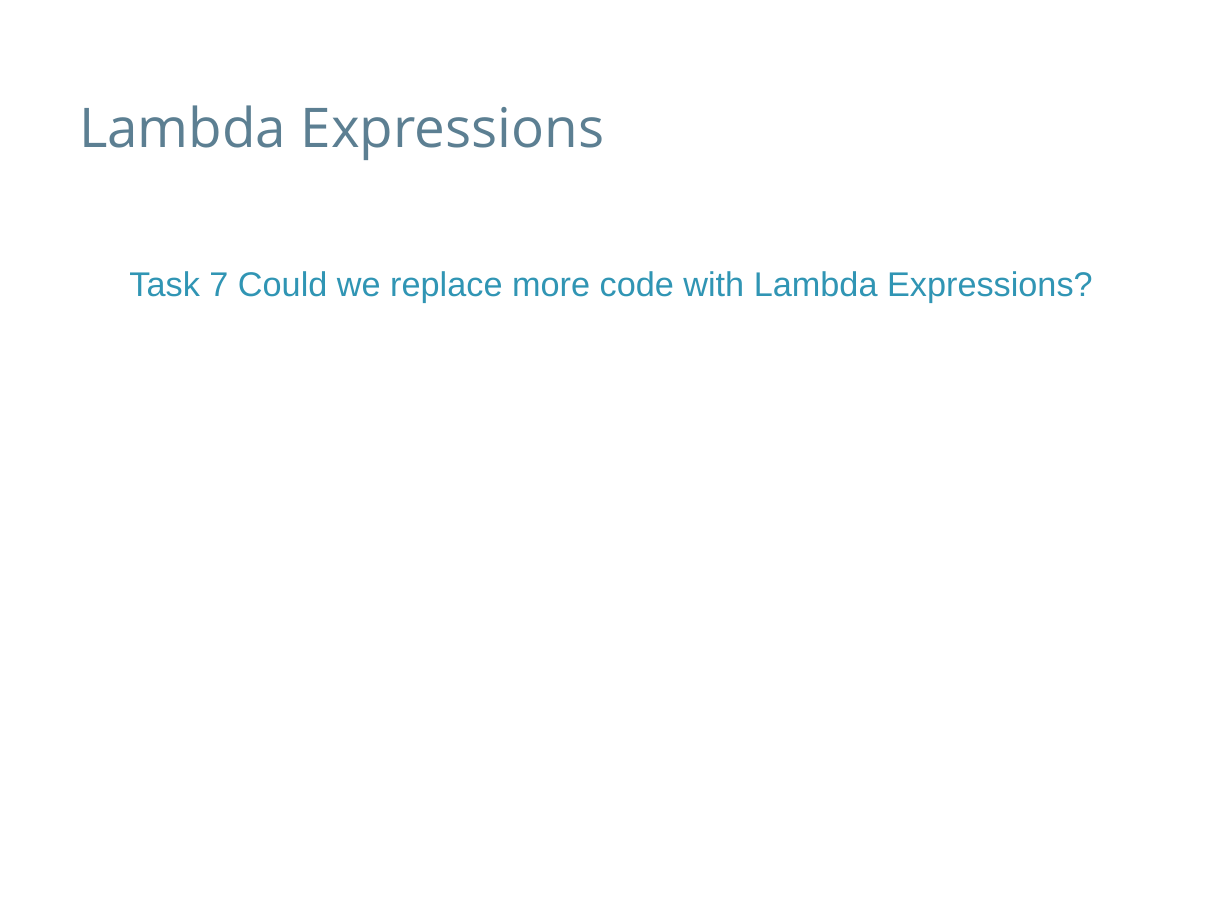
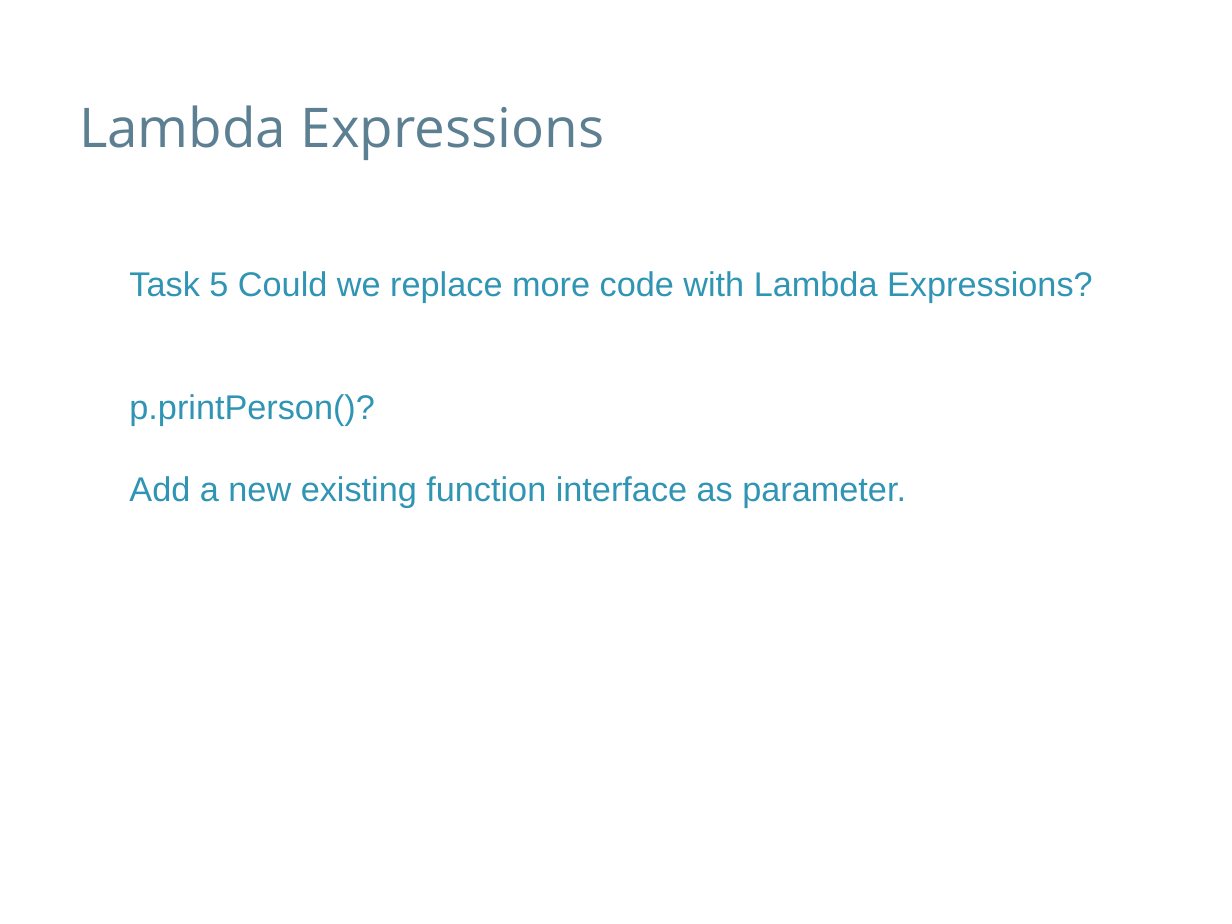
Before and after one commit to speedyswedy/Lambda, a slide deck: slide 15 of slides/Java 8 - Lambda Expresssions.pptx (slide 19 before the commit). Drawn at 1232x924 pixels with LibreOffice and Linux fonts; fonts in the diff are those of the drawing; background and template pictures are left out. Boxes give left, top, right and bottom in pixels: in the first picture for what was removed or moved away, otherwise in the second. Text is boxed around its words. In the diff, an @@ line names an element or a change of style, - is before the commit and + after.

Commit message:
changes the process of lambda expressions

```diff
--- a/slides/Java 8 - Lambda Expresssions.pptx
+++ b/slides/Java 8 - Lambda Expresssions.pptx
@@ text at [129,271,1093,508]: text changed @@
-Task 7 Could we replace more code with Lambda Expressions?
+Task 5 Could we replace more code with Lambda Expressions?
+p.printPerson()?
+Add a new existing function interface as parameter.
```
Also in this commit, not shown: 10 other slides changed, 7 slides removed, 2 other files.
